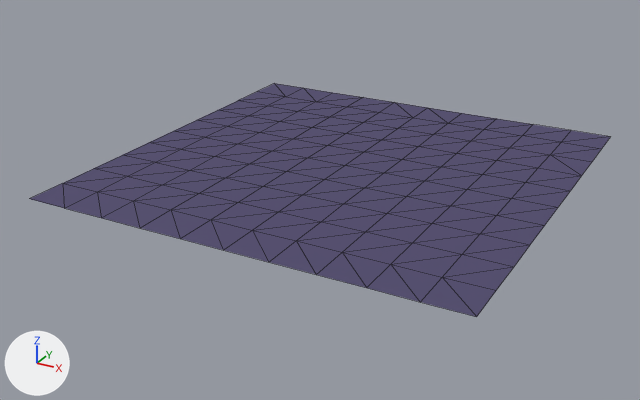
Renders of the glTF model Data/Models/Oden_Title_Stage/Oden_Cloth_Noren_1.gltf from each side of a commit.
The view is the same before and after, from a 50 mm lens placed at (5.2, -10.19, 4.48), pointed at (-0.21, -0.34, -0.44). Arrows for +X, +Y and +Z are at lower left; the lights stay in place. The first picture is the older version. Mesh edges are drawn as thin lines. Where no turn or scale is listed for an object, it has been applied to the vertices.

Script lines for the objects in view, before the commit:
```python
mat_m_noren = principled_material('m_Noren')
mat_m_noren.base_color = (0.0806, 0.0677, 0.155)  # dark blue #504a6e
mat_m_noren.roughness = 1.0
me_mesh_0 = bpy.data.meshes.new('Mesh_0')
me_mesh_0.from_pydata(...)  # 121 vertices, 200 faces; spans x -15.63..-9.71, y 27.15..33.07, z 12.94
me_mesh_0.materials.append(mat_m_noren)  # dark blue #504a6e
ob_noren1 = bpy.data.objects.new('Noren1', me_mesh_0)
ob_noren1.location = (12.67, -30.11, -12.94)
```
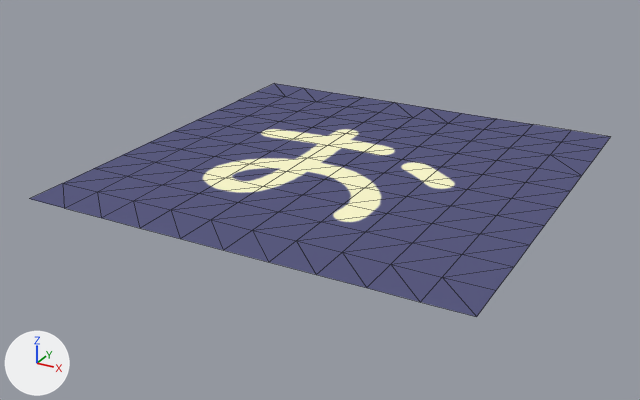
The change, as a list of edits to the scene's bpy script:
```text
Add img_m_noren_basecolor_png:
    img_m_noren_basecolor_png = load_image('m_Noren_BaseColor.png', 'm_Noren_BaseColor.png', 2048, 2048, 'sRGB')
Change mat_m_noren:
    where n0 = _N.new('ShaderNodeBsdfPrincipled'); n0.name = 'Principled BSDF'
    remove n0.inputs[0].default_value = (0.0806, 0.0677, 0.155, 1.0)  # 'Base Color', dark blue #504a6e
    add n2 = _N.new('ShaderNodeMix'); n2.name = 'Mix'
    add n2.data_type = 'RGBA'
    add n2.blend_type = 'MULTIPLY'
    add n2.inputs[0].default_value = 1.0  # 'Factor'
    add n2.inputs[7].default_value = (1.0, 1.0, 1.0, 1.0)  # 'B', white #ffffff
    add n3 = _N.new('ShaderNodeTexImage'); n3.name = 'Image Texture'
    add n3.image = img_m_noren_basecolor_png
    add _L.new(n2.outputs[2], n0.inputs[0])  # 'Result' to 'Base Color'
    add _L.new(n3.outputs[0], n2.inputs[6])  # 'Color' to 'A'
```

Where the change shows, as pixel boxes (x1, y1, x2, y2) in the pictures (640 x 400 px):
'Noren1', surface changed
    both: (32, 83, 610, 316)
